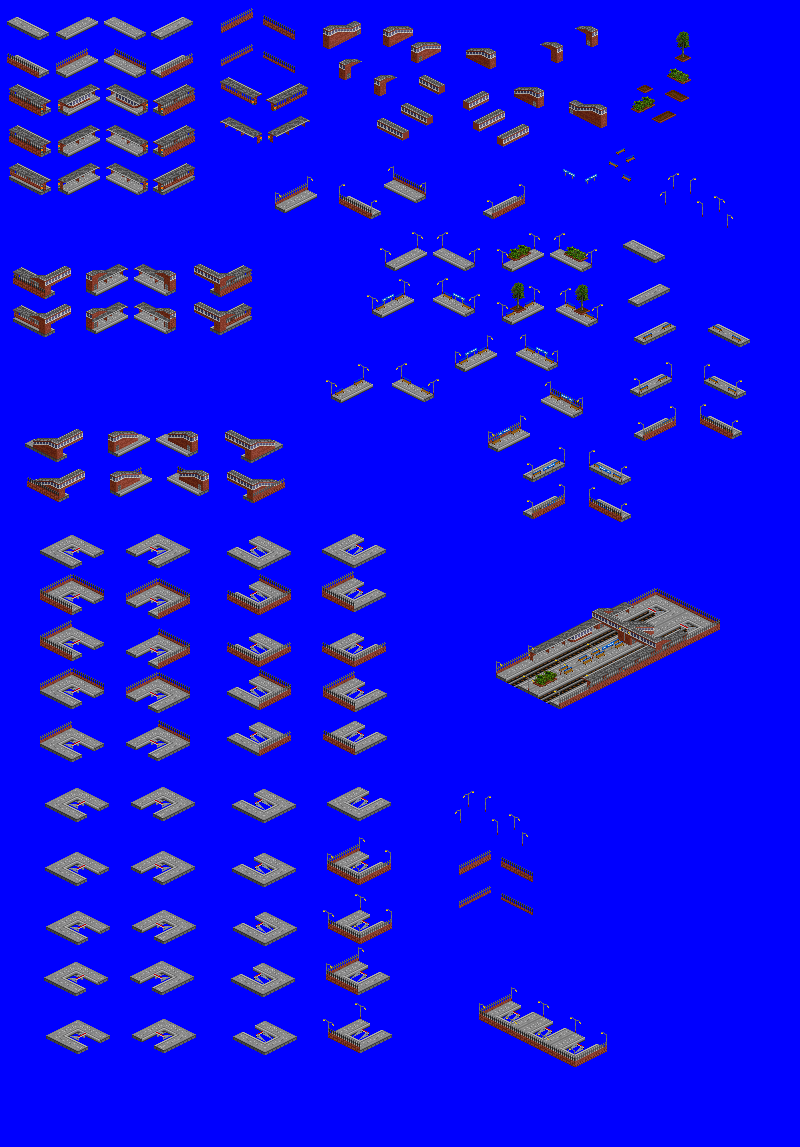
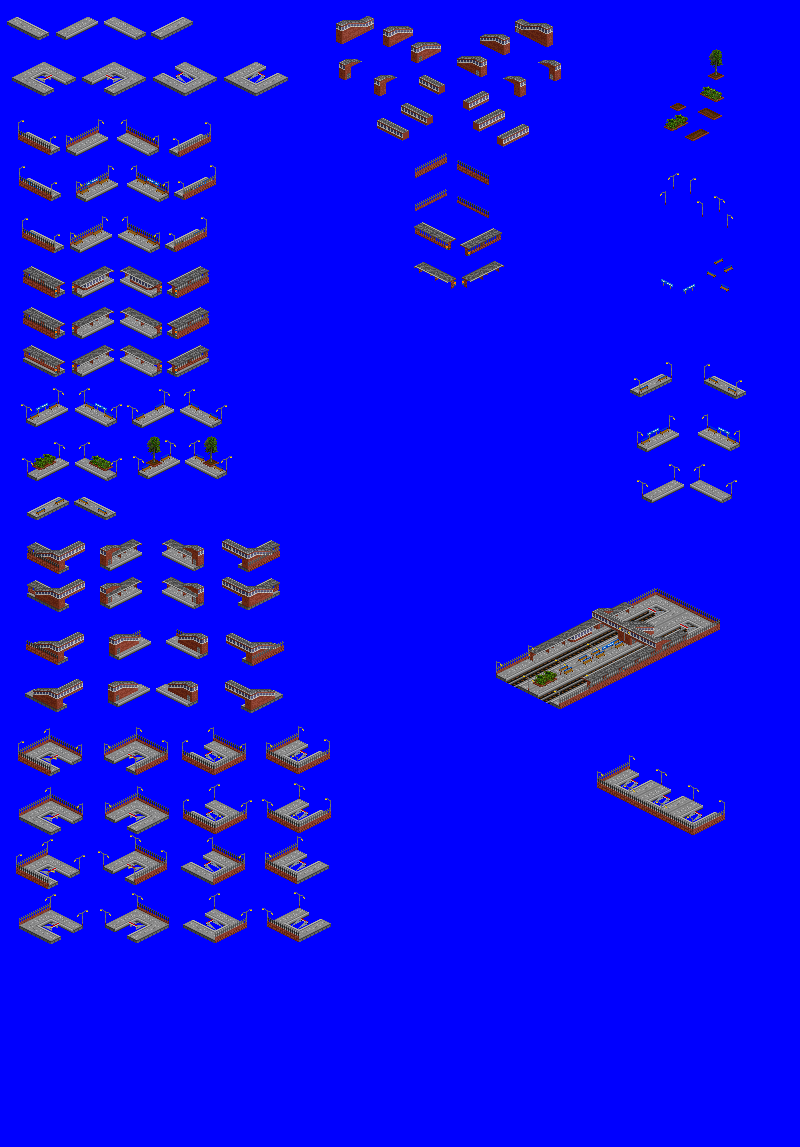
Layers edited between the first and the second 800 × 1147 image:
painted on "Pasted Layer" over [7, 8, 750, 1067]
